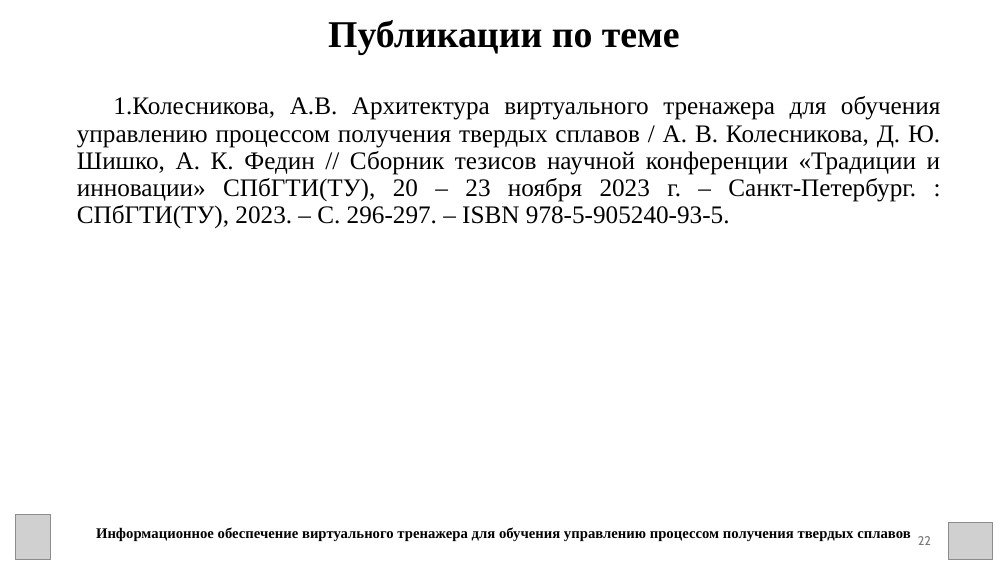
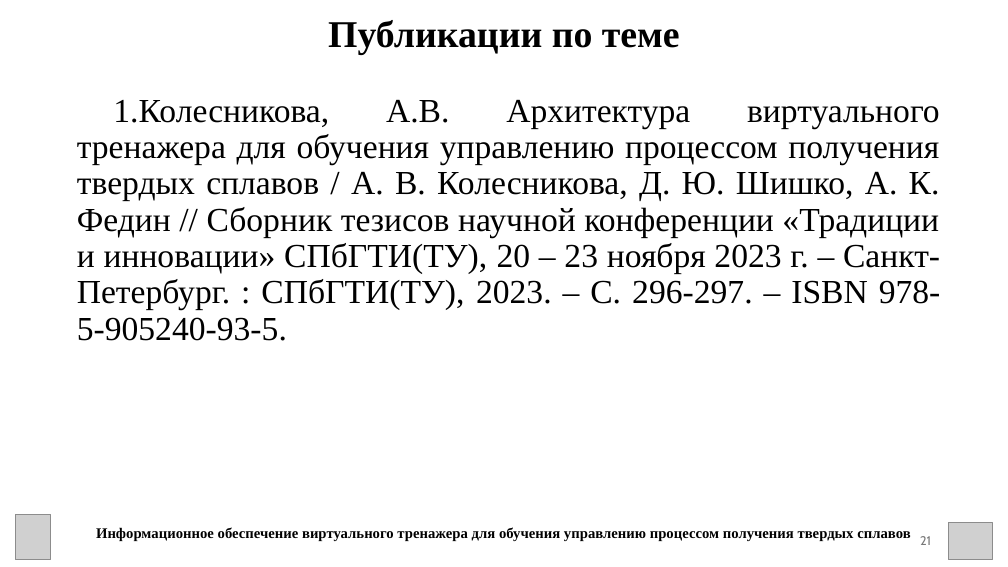
Before and after one commit to Alilya/TextDiplom, a slide deck: slide 21 of Диплом.pptx (slide 22 before the commit). Drawn at 1008x567 pixels with LibreOffice and Linux fonts; fonts in the diff are those of the drawing; grey boxes stand for pictures. Boxes give left, top, right and bottom in pixels: in the first picture for what was removed or moved away, otherwise in the second. Text is boxed around its words. In the diff, an @@ line names an element or a change of style, - is before the commit and + after.

```diff
--- a/Диплом.pptx
+++ b/Диплом.pptx
@@ text "Колесникова, А.В. Архитектура виртуального тренажера ..." at bbox=[77, 99, 941, 341]: size 24 to 32 pt @@
@@ page number at bbox=[920, 536, 931, 545]: text changed @@
-22
+21
```
Also in this commit, not shown: 20 other slides changed, 2 slides removed, 20 other files.
